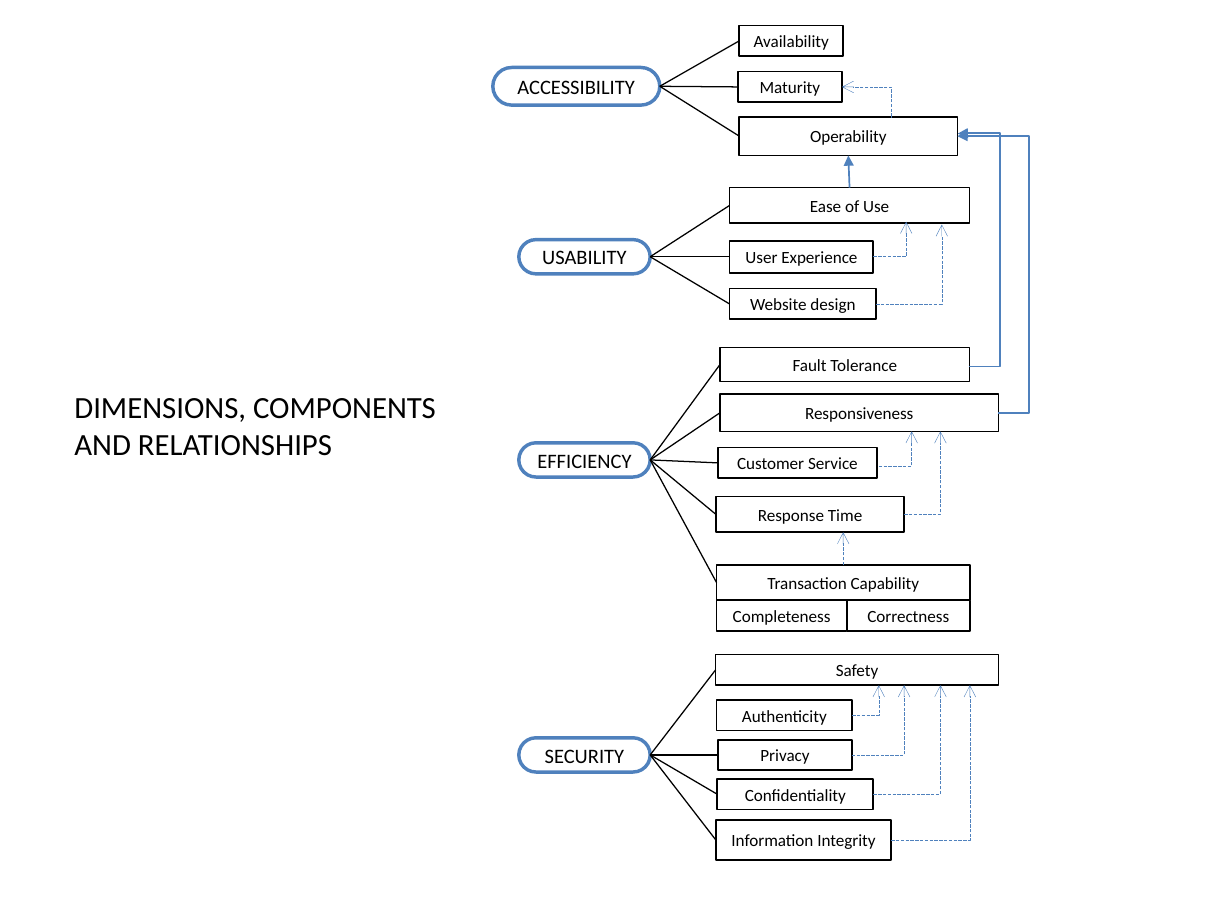
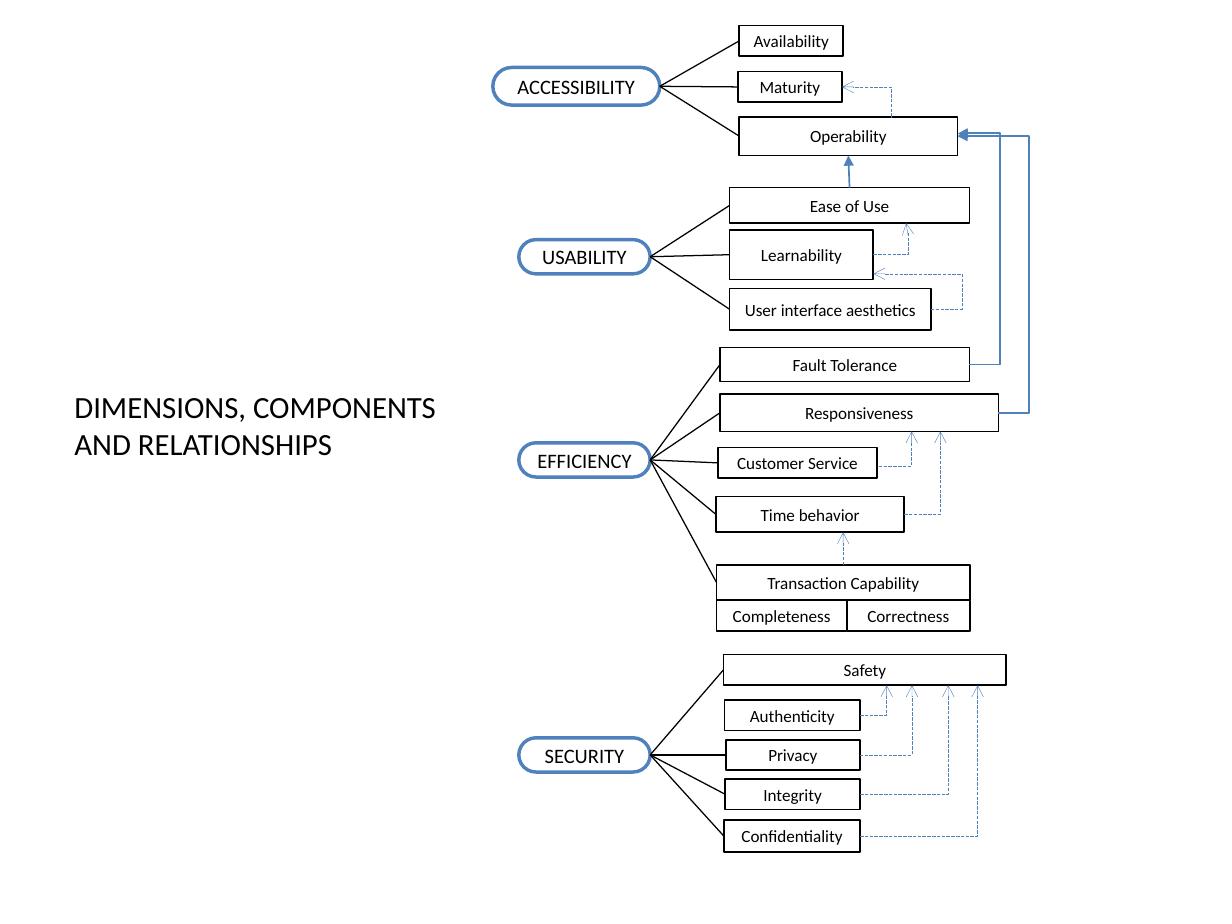
Before and after one commit to paxian/finalexam, a slide deck: slide 8 of model.pptx. Drawn at 1232x924 pixels with LibreOffice and Linux fonts; fonts in the diff are those of the drawing. Boxes give left, top, right and bottom in pixels: in the first picture for what was removed or moved away, otherwise in the second. Text is boxed around its words. In the diff, an @@ line names an element or a change of style, - is before the commit and + after.

```diff
--- a/model.pptx
+++ b/model.pptx
@@ elbow arrow (970, 365) - (957, 134): route changed @@
@@ rounded rectangle added at (x1=729, y1=230, x2=873, y2=280), fill #FFFFFF, outline #000000 1 pt, 10 pt, text #000000 @@
+Learnability
@@ elbow arrow (873, 255) - (907, 223): route changed @@
@@ line moved from (729, 304) - (650, 256) to (729, 309) - (650, 256) @@
@@ rounded rectangle "User interface aesthetics" resized from (x1=729, y1=240, x2=873, y2=272) to (x1=729, y1=288, x2=930, y2=329) @@
@@ rounded rectangle removed at (x1=729, y1=288, x2=876, y2=319) @@
-Website design
@@ elbow arrow moved from (876, 304) - (941, 224) to (931, 309) - (873, 274) @@
@@ text in rounded rectangle at (x1=745, y1=304, x2=916, y2=316): text changed @@
-User Experience
+User interface aesthetics
@@ text in rounded rectangle at (x1=761, y1=509, x2=860, y2=521): text changed @@
-Response Time
+Time behavior
@@ line moved from (716, 670) - (650, 755) to (723, 670) - (650, 755) @@
@@ elbow arrow moved from (851, 755) - (904, 685) to (860, 755) - (912, 685) @@
@@ 2 rounded rectangles, 1 elbow arrow moved together from (x1=716, y1=654, x2=999, y2=731) to (x1=723, y1=654, x2=1007, y2=731) @@
@@ elbow arrow moved from (873, 795) - (940, 685) to (860, 795) - (949, 685) @@
@@ elbow arrow moved from (891, 840) - (970, 685) to (860, 837) - (978, 685) @@
@@ rounded rectangle "Privacy" moved from (x1=718, y1=740, x2=853, y2=770) to (x1=726, y1=740, x2=860, y2=770) @@
@@ line moved from (717, 795) - (650, 755) to (726, 795) - (650, 755) @@
@@ line moved from (716, 840) - (650, 755) to (724, 837) - (650, 755) @@
@@ line moved from (718, 755) - (650, 755) to (726, 755) - (650, 755) @@
@@ rounded rectangle "Integrity" resized from (x1=716, y1=819, x2=891, y2=860) to (x1=726, y1=779, x2=860, y2=809) @@
@@ text in rounded rectangle at (x1=763, y1=789, x2=821, y2=804): text changed @@
-Information Integrity
+Integrity
@@ rounded rectangle "Confidentiality" resized from (x1=717, y1=779, x2=873, y2=809) to (x1=724, y1=819, x2=861, y2=851) @@
```
Also in this commit, not shown: 2 other slides changed, 1 other file.
